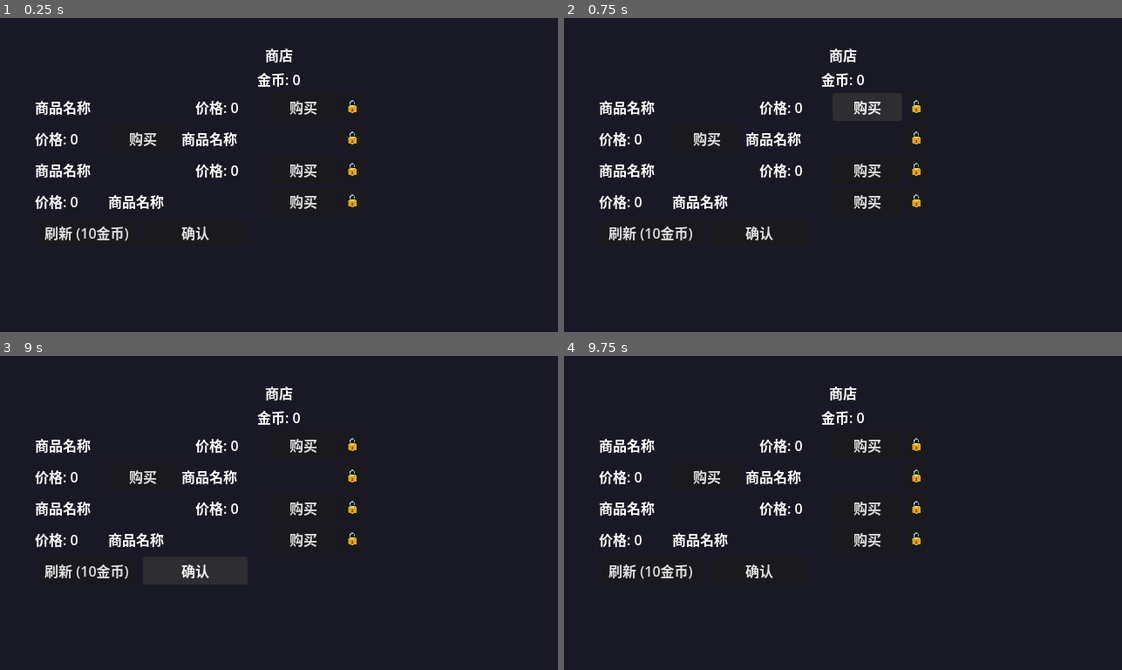
Above: before the commit, frames 1-4 (two rows, left to right).
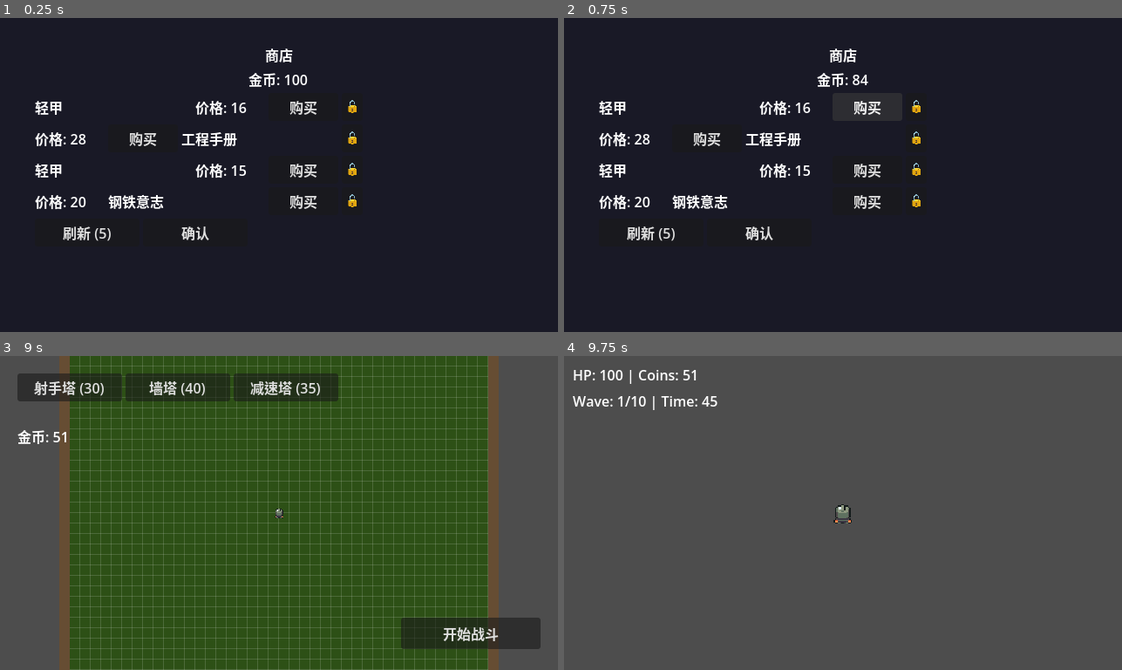
Above: after the commit, the same moments.

Repository: felang/utoland
Game: Godot game, scene res://scenes/ui/shop.tscn
Same seed, same stepped clock (60 frames per second), same inputs: the game is played once before the commit and once after it. This scene is started directly instead of the project's main scene.
Inputs (mouse positions are in pixels of both pictures, inside the frame that each line leads up to):
- Up to frame 1 (0.25 s): no input
- Up to frame 2 (0.75 s): click "购买" at 0.5 s
- Up to frame 3 (9 s): click "🔓" at 1.25 s; click "🔓" (after the commit: "🔒") at 2 s; click "购买" at 2.75 s; click "🔓" at 3.5 s; click "🔓" (after the commit: "🔒") at 4.25 s; click "🔓" at 5 s; click "🔓" (after the commit: "🔒") at 5.75 s; click "🔓" at 6.5 s; click "🔓" (after the commit: "🔒") at 7.25 s; click "刷新 (10金币)" (after the commit: "刷新 (5)") at 8 s; click "确认" at 8.75 s
- Up to frame 4 (9.75 s): click (1032, 632) at 9.5 s, where only the run after the commit has a clickable "开始战斗"

The runs differ from the first frame. In frame 1, 2.0% of the frame differs, in the area x 6-56%, y 17-72%; in frame 2, 2.0%; in frame 3, 95%; in frame 4, 100%, in the area x 0-100%, y 0-100%.
Error before the commit: Parse Error: Cannot infer the type of "container" variable because the value doesn't have a set type. (res://scripts/systems/shop_manager.gd:233)

Commit message:
fix: 修正 shop_manager 类型推断编译错误

Diff:
--- a/scripts/systems/shop_manager.gd
+++ b/scripts/systems/shop_manager.gd
@@ -230,7 +230,7 @@
 		buy_btn.pressed.connect(_buy_item.bind(i))
 
 func _connect_slot_lock_button(i: int) -> void:
-	var container := item_containers[i]
+	var container: Node = item_containers[i]
 	var lock_btn_name := "LockButton" if i == 0 else "LockButton" + str(i + 1)
 	if container.has_node(lock_btn_name):
 		container.get_node(lock_btn_name).pressed.connect(_toggle_lock.bind(i))
